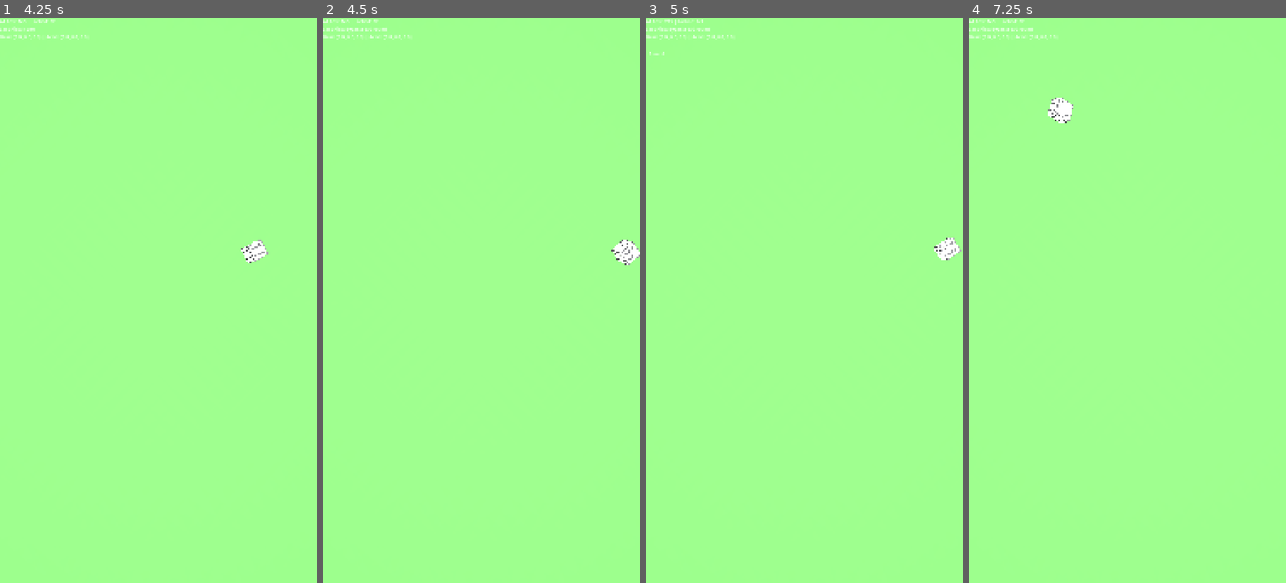
Above: before the commit, frames 1-4 (left to right).
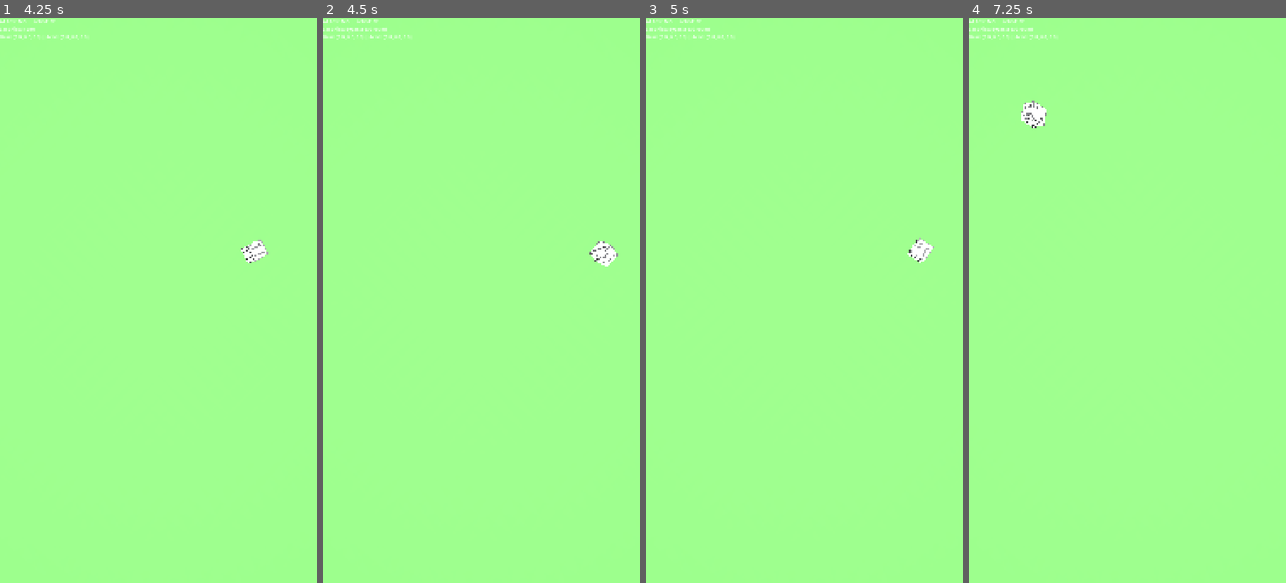
Above: after the commit, the same moments.

Repository: MatthieuLJ/no_dice
Game: Godot game, scene res://die.tscn
The game is run twice, just before and just after one commit, with the same random seed, the same clock (stepped at 60 frames per second) and the same inputs.
Inputs (mouse positions are in pixels of both pictures, inside the frame that each line leads up to):
- Up to frame 1 (4.25 s): click "+" at 0.5 s; click "-" at 1.25 s; click "Low 0" at 2 s; click "High 10" at 2.75 s; tap Space at 3.5, 3.77 s; move the mouse to (228, 272) at 3.52 s; hold Right (ui_right) from 3.53 s (still down); tap Enter at 3.6 s; click (228, 272) at 3.67 s
- Up to frame 2 (4.5 s): release Right (ui_right) at 4.25 s; drag from (418, 328) to (465, 413) at 4.27 s
- Up to frame 3 (5 s): no input
- Up to frame 4 (7.25 s): move the mouse to (1159, 176) at 5.02 s; hold Right (ui_right) 5.03-5.75 s; tap R at 5.1 s; drag from (1111, 413) to (1032, 215) at 5.77 s; tap Space at 6.5, 6.77 s; move the mouse to (1222, 385) at 6.52 s; hold Left (ui_left) from 6.53 s (still down); tap Keypad Enter at 6.6 s

Frame 1 is identical in both runs. In frame 2, 0.5% of the frame differs, in the area x 84-100%, y 39-44%; in frame 3, 0.5%; in frame 4, 0.6%, in the area x 16-33%, y 14-20%.

Commit message:
Add 0.2m inward debug margin to clamping bounds in BaseDie for edge sticking inspection

Diff:
--- a/base_die.gd
+++ b/base_die.gd
@@ -37,17 +37,19 @@
 	var inset_factor: float = ground.get("base_inset_factor") if ground and "base_inset_factor" in ground else 1.0
 	var half_size: float = _get_die_half_size()
 
+	var debug_margin: float = 0.2
+
 	# X Bounds (East/West walls at +/- inset_factor at floor)
-	var min_x: float = -inset_factor + half_size
-	var max_x: float = inset_factor - half_size
+	var min_x: float = -inset_factor + half_size + debug_margin
+	var max_x: float = inset_factor - half_size - debug_margin
 
 	# Y Bounds (Floor at 0.0, Roof at 2.0 - allow physics solver to handle floor contact)
 	var min_y: float = 0.0
 	var max_y: float = 2.0 - half_size
 
 	# Z Bounds (North/South walls at +/- aspect_ratio * inset_factor at floor)
-	var min_z: float = -(aspect_ratio * inset_factor) + half_size
-	var max_z: float = (aspect_ratio * inset_factor) - half_size
+	var min_z: float = -(aspect_ratio * inset_factor) + half_size + debug_margin
+	var max_z: float = (aspect_ratio * inset_factor) - half_size - debug_margin
 
 	var clamped_x: float = clampf(local_pos.x, min_x, max_x)
 	var clamped_y: float = clampf(local_pos.y, min_y, max_y)
